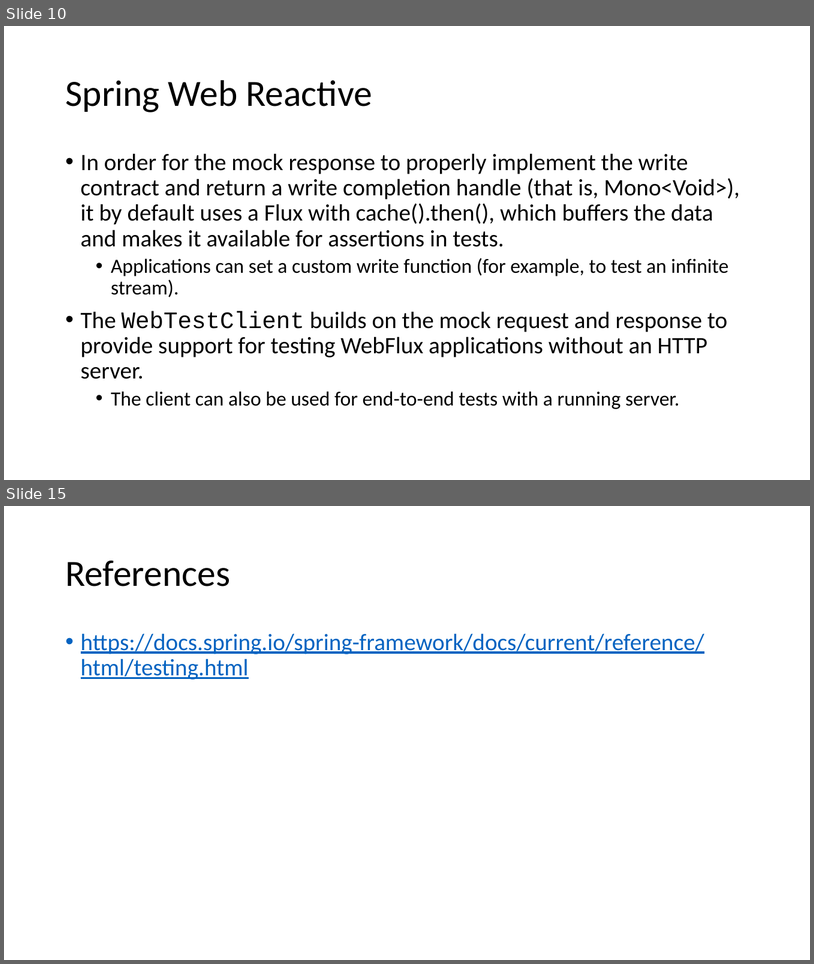
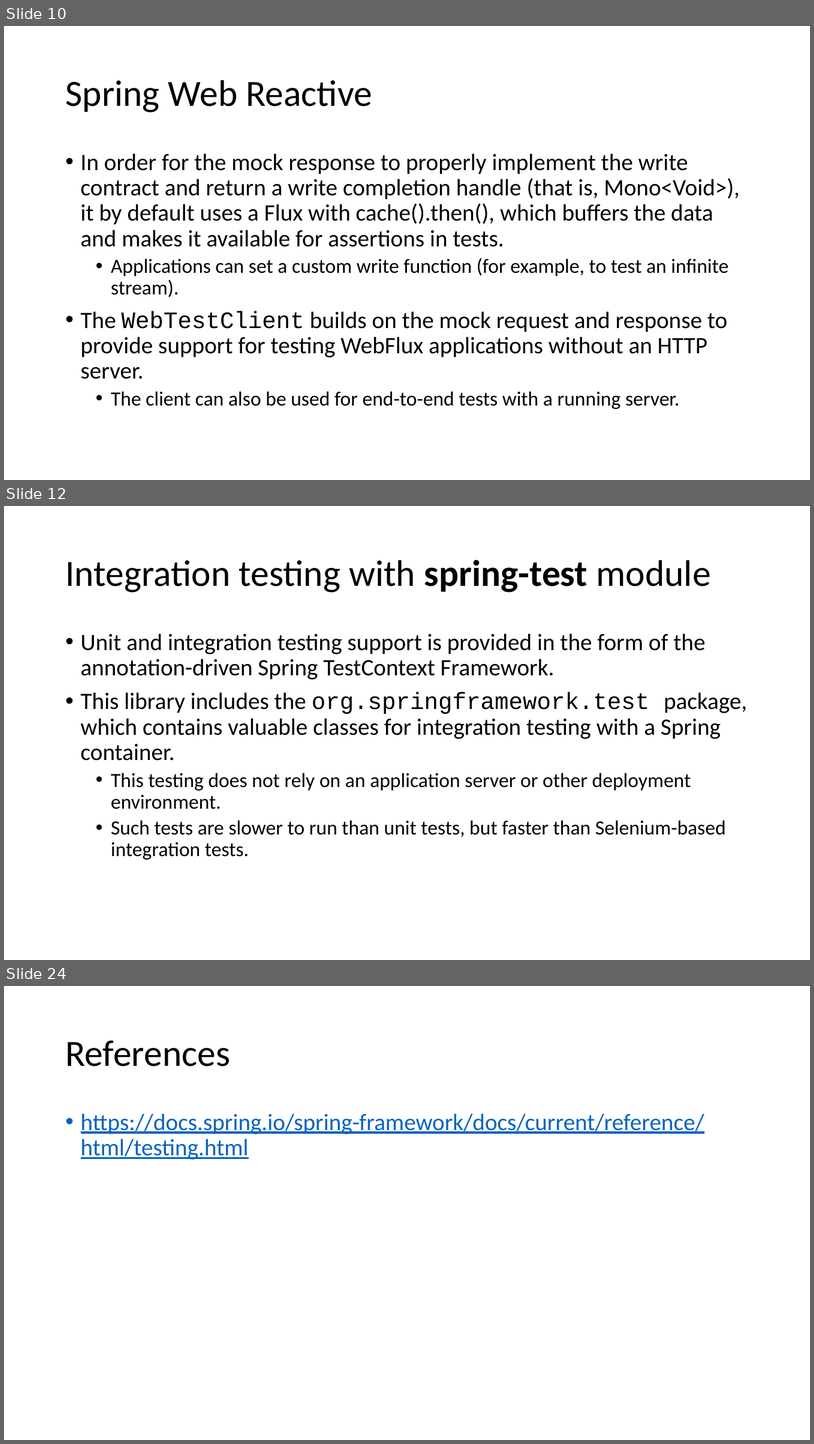
Before and after one commit to cebartling/test-driven, a slide deck: presentations/Introduction to Spring Framework Testing.pptx. Shown one above the other, each under a label of ours: slides 10 and 15 before the commit, slides 10, 12 and 24 after it; the slides between them are not shown. The pictures are 814x964 and 814x1444 pixels, drawn with LibreOffice and Linux fonts; fonts in the diff are those of the drawing. Boxes give left, top, right and bottom in pixels: in the first picture for what was removed or moved away, otherwise in the second. Text is boxed around its words. In the diff, an @@ line names an element or a change of style, - is before the commit and + after.

Commit message:
Updates to Spring Framework testing support presentation

```diff
--- a/presentations/Introduction to Spring Framework Testing.pptx
+++ b/presentations/Introduction to Spring Framework Testing.pptx
@@ slide 12 added at (4, 506, 810, 960), background #FFFFFF @@
@@ title added at (65, 559, 711, 592), 44 pt, text #000000 @@
+Integration testing with spring-test module
@@ text added at (81, 633, 747, 859), 28 pt, text #000000 @@
+• Unit and integration testing support is provided in the form of the annotation-driven Spring TestContext Framework.
+• This library includes the org.springframework.test package, which contains valuable classes for integration testing with a Spring container.
+  • This testing does not rely on an application server or other deployment environment.
+  • Such tests are slower to run than unit tests, but faster than Selenium-based integration tests.
@@ what was slide 15 is now slide 24 @@
```
Also in this commit, not shown: 8 other slides added.
